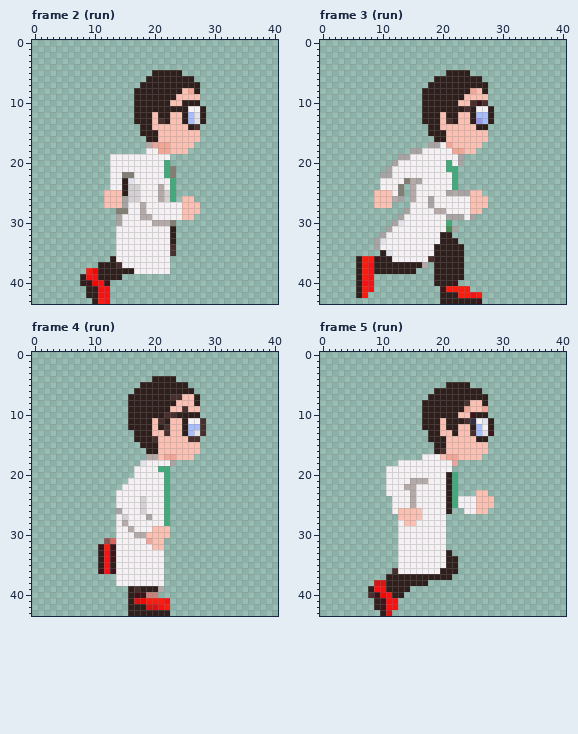
Pixel-art file -- dev/gfx/player/player.aseprite. Above, as it was before the edit.
41x44 pixels, 84 frames. Colours within 5 levels of each other are drawn and written as one. Shown: frame 2 (run), frame 3 (run), frame 4 (run), frame 5 (run). The commit also changed other frames, which this record leaves out.
The same view after the edit:
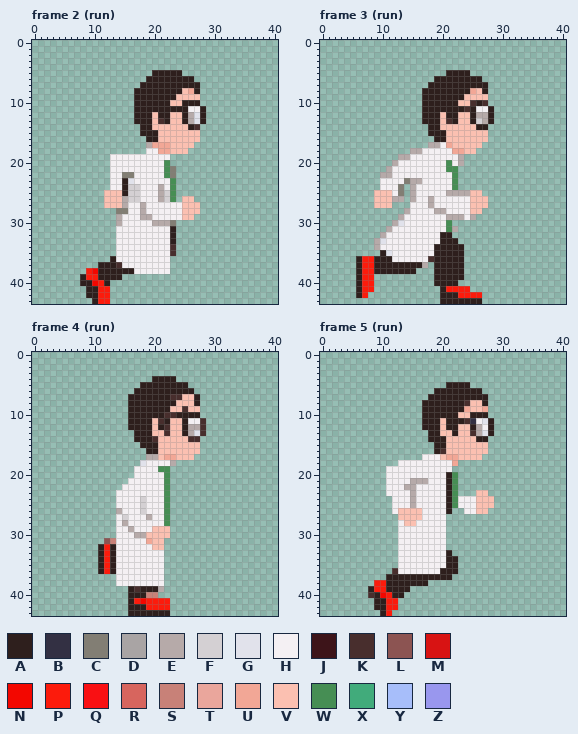
Palette (. is transparent): A #2e1f1d  B #333043  C #827e74  D #a9a4a4  E #b6aaa9  F #d4d0d3  G #e1e2eb  H #f4f0f3  J #3d1419  K #482e2d  L #8c5452  M #d81313  N #f30700  P #fc1b0c  Q #f91013  R #d7655e  S #c88178  T #eaa69c  U #f2a796  V #fbc0b1  W #468e54  X #41ab7b  Y #a7befa  Z #9997ee
Difference:
--- frame 2 (run), layer "Layer"
@@ x 24..28 @@
 11 AAHHA
-12 VAYGA
-13 VAYGA
+12 VAEGA
+13 VAEGA
 14 VVAK.
@@ x 12..25 @@
 16 .......AAVVVVV
-17 .......ETUUVVV
+17 .......EUUUVVV
 18 .......HHUUVVV
 19 .HHHHHHHHHH...
-20 .HHHHHHHHHX...
-21 .HHHHHHHHHXC..
-22 .HHCCHHHHHXC..
-23 .HHAGHHHHHHX..
-24 .HHAFFHHHEHX..
-25 VVVAFFHHHEFX..
-26 VVVDFFHHHEFX.V
-27 VVVDHHEHHHHHHV
+20 .HHHHHHHHHW...
+21 .HHHHHHHHHWC..
+22 .HHCCHHHHHWC..
+23 .HHAGHHHHHHW..
+24 .HHAFFHHHEHW..
+25 VVVAFFHHHEFW..
+26 VVVEFFHHHEFW.V
+27 VVVEHHEHHHHHHV
 28 ..CCHHEHHHHHHV
-29 ..DHHHEEHHHHHV
-30 ..DHHHHHEEEC..
+29 ..EHHHEEHHHHHV
+30 ..EHHHHHEEEC..
 31 ..HHHHHHHHHA..
@@ x 7..14 @@
 38 ..PNAAAA
-39 .AQQAAAA
-40 .AJNQJ..
-41 ..AAQQ..
-42 ..AAQQ..
-43 ...APQ..
+39 .APPAAAA
+40 .AANPA..
+41 ..AAPP..
+42 ..AAPP..
+43 ...APP..
--- frame 3 (run), layer "Layer"
@@ x 24..29 @@
  9 VVVV..
-10 VKJK..
+10 VKAK..
 11 KAHHA.
-12 VAYYA.
-13 VAZYA.
+12 VAEEA.
+13 VAFEA.
 14 VVAA..
@@ x 5..28 @@
 16 ..............AAVVVVVVV.
-17 .............DDHUVVVVV..
-18 ..........DDHHHHHUUVV...
-19 ........DDHHHHHHHHD.....
-20 .......DHHHHHHHHXHD.....
-21 ......DHHHHHHHHHXX......
-22 .....DDHHHHHHHHHHX......
-23 .....HHHHCEDHHHHHX......
-24 .....HHHC.EHHHHHHX......
-25 ....VVVHC.EHHHHHDEDDVV..
-26 ....VVVED.EHHDHHHHHHVVV.
-27 ....VVV...HHHDHHHHHHVVV.
-28 .........DHHHHEEHHHHVV..
-29 ........DHHHHHHHDDDHD...
-30 .......DGHHHHHHHX.......
-31 ......DHHHHHHHHHWD......
-32 .....DHHHHHHHHHAA.......
-33 ....DGHHHHHHHHHAAA......
-34 ....DHHHHHHHHHAAAAA.....
+17 .............EEHUVVVVV..
+18 ..........EEHHHHHUUVV...
+19 ........EEHHHHHHHHE.....
+20 .......EHHHHHHHHWHE.....
+21 ......EHHHHHHHHHWW......
+22 .....EEHHHHHHHHHHW......
+23 .....HHHHCEEHHHHHW......
+24 .....HHHC.EHHHHHHW......
+25 ....VVVHC.EHHHHHEEEEVV..
+26 ....VVVEE.EHHEHHHHHHVVV.
+27 ....VVV...HHHEHHHHHHVVV.
+28 .........EHHHHEEHHHHVV..
+29 ........EHHHHHHHEEEHE...
+30 .......EGHHHHHHHW.......
+31 ......EHHHHHHHHHWE......
+32 .....EHHHHHHHHHAA.......
+33 ....EGHHHHHHHHHAAA......
+34 ....EHHHHHHHHHAAAAA.....
 35 .....AGHHHHHHHAAAAA.....
-36 .APPJAAHHHHHHKAAAAA.....
-37 .APQAAAAAAAAE.AAAAA.....
-38 .APQAAAAAAA...AAAAA.....
-39 .APQ..........AAAAA.....
-40 .AQQ..........AAAJ......
-41 .APQ...........JPPPP....
-42 .AP............AAAPPQP..
-43 ...............AAAAAAJ..
+36 .APPAAAHHHHHHKAAAAA.....
+37 .APPAAAAAAAAE.AAAAA.....
+38 .APPAAAAAAA...AAAAA.....
+39 .APP..........AAAAA.....
+40 .APP..........AAAA......
+41 .APP...........APPPP....
+42 .AP............AAAPPPP..
+43 ...............AAAAAAA..
--- frame 4 (run), layer "Layer"
@@ x 24..29 @@
 11 VAHHK.
-12 VAYYK.
-13 VAYGK.
+12 VAEEK.
+13 VAEGK.
 14 VVKK..
@@ x 9..25 @@
 17 ..........EEVUUVV
-18 .........GHHHHD..
-19 ........HHHHXX...
-20 ........HHHHHX...
-21 .......HHHHHHX...
-22 ......HHHHHHHX...
-23 .....HHHHHHHHX...
-24 .....HHHHFHHHX...
-25 .....HHHHFHHHX...
-26 .....DHHHFHHHX...
-27 .....HFHHHDHHX...
-28 .....HEHHHHHHX...
+18 .........GHHHHE..
+19 ........HHHHWW...
+20 ........HHHHHW...
+21 .......HHHHHHW...
+22 ......HHHHHHHW...
+23 .....HHHHHHHHW...
+24 .....HHHHFHHHW...
+25 .....HHHHFHHHW...
+26 .....EHHHFHHHW...
+27 .....HFHHHEHHW...
+28 .....HEHHHHHHW...
 29 .....HHEHHHVVV...
 30 .....HHHEEVVVV...
-31 ...LRHHHHHTVV....
-32 ..JPJHHHHHHVV....
-33 ..AQJHHHHHHHH....
-34 ..AQJHHHHHHHH....
-35 ..AQAHHHHHHHH....
-36 ..JQJHHHHHHHH....
+31 ...LSHHHHHUVV....
+32 ..APAHHHHHHVV....
+33 ..APAHHHHHHHH....
+34 ..APAHHHHHHHH....
+35 ..APAHHHHHHHH....
+36 ..APAHHHHHHHH....
 37 .....HHHHHHHH....
@@ x 15..24 @@
 39 .AKAAAE...
-40 .AJJSS....
-41 .AMNPPPQ..
-42 .AAAMMQP..
+40 .AAASS....
+41 .APNPPPP..
+42 .AAAPPPP..
 43 .AAAAAAA..
--- frame 5 (run), layer "Layer"
@@ x 23..30 @@
  9 AUVVU...
-10 VVJAA...
+10 VVAAA...
 11 AKBHGA..
-12 VVAYHA..
-13 VVKYGJ..
+12 VVAEHA..
+13 VVKEGA..
 14 VVVAA...
@@ x 20..24 @@
 17 VUUVV
-18 HHT..
+18 HHU..
 19 HH...
-20 HAX..
-21 HAX..
-22 HAX..
-23 HAX..
-24 HAXHH
-25 HAXHH
+20 HAW..
+21 HAW..
+22 HAW..
+23 HAW..
+24 HAWHH
+25 HAWHH
 26 HA..H
@@ x 7..14 @@
 37 ....AAAA
-38 ..MMAAAA
-39 .AQQAAAA
-40 .KJNQAA.
-41 ..AJQQ..
-42 ..AJQQ..
-43 ...AM...
+38 ..PPAAAA
+39 .APPAAAA
+40 .KANPAA.
+41 ..AAPP..
+42 ..AAPP..
+43 ...AP...
